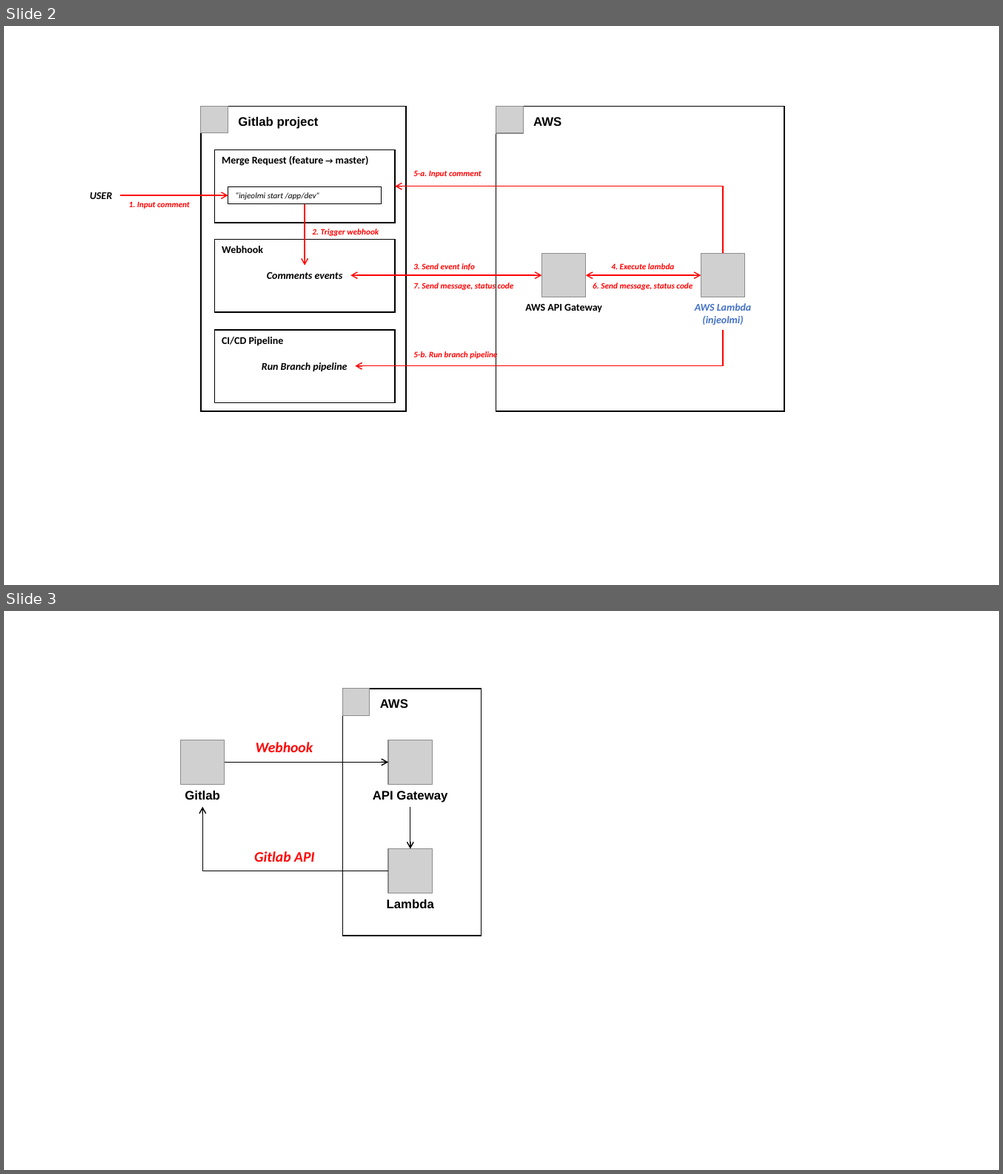
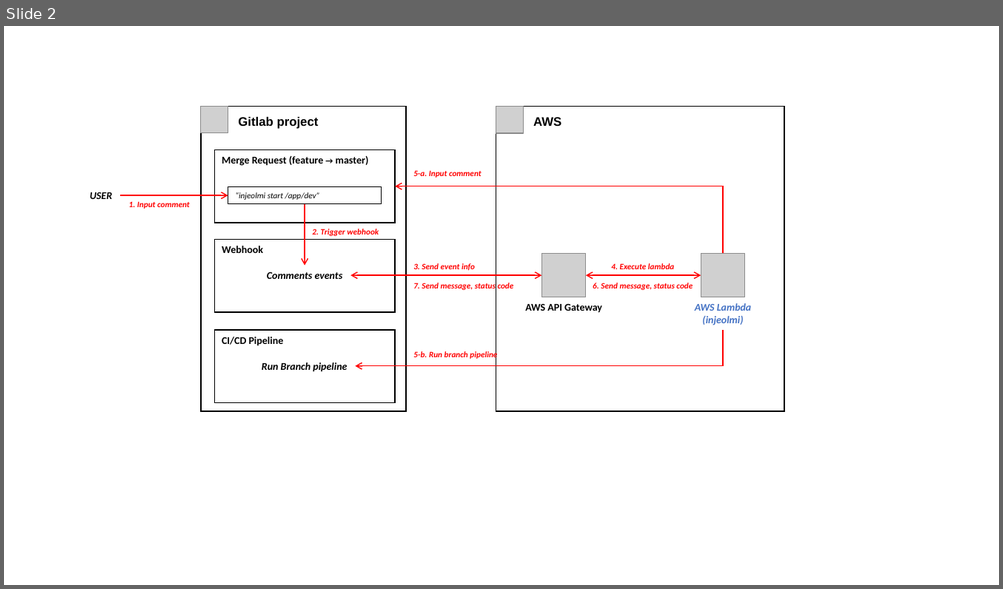
Before and after one commit to Yunsang-Jeong/injeolmi, a slide deck: .assets/arch.pptx. Shown one above the other, each under a label of ours: slides 2 and 3 before the commit, slide 2 after it. The pictures are 1003x1174 and 1003x589 pixels, drawn with LibreOffice and Linux fonts; fonts in the diff are those of the drawing; grey boxes stand for pictures. Boxes give left, top, right and bottom in pixels: in the first picture for what was removed or moved away, otherwise in the second. Text is boxed around its words. In the diff, an @@ line names an element or a change of style, - is before the commit and + after.

```diff
--- a/.assets/arch.pptx
+++ b/.assets/arch.pptx
@@ slide 3 removed at (4,611,999,1170), background #FFFFFF @@
@@ rectangle removed at (343,689,481,936) @@
-AWS
@@ picture removed at (343,689,370,715) @@
@@ picture removed at (181,740,225,784) @@
@@ text removed at (256,742,313,752) @@
-Webhook
@@ picture removed at (388,740,432,784) @@
@@ arrow removed from (225, 763) to (388, 763) @@
@@ text removed at (185,791,219,800) @@
-Gitlab
@@ elbow arrow removed from (388, 871) to (202, 807) @@
@@ text removed at (373,791,447,803) @@
-API Gateway
@@ arrow removed from (410, 807) to (410, 849) @@
@@ text removed at (254,851,315,862) @@
-Gitlab API
@@ picture removed at (388,849,432,893) @@
@@ text removed at (387,900,434,908) @@
-Lambda
```
Also in this commit, not shown: 2 slides added.
